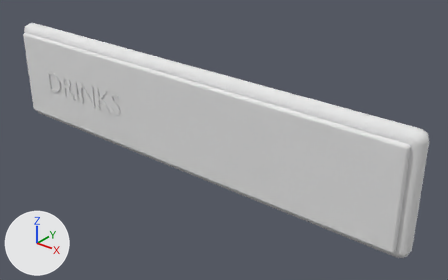
What one commit did to the glTF model assets/rooms/convenience_store/drinks_header.glb.
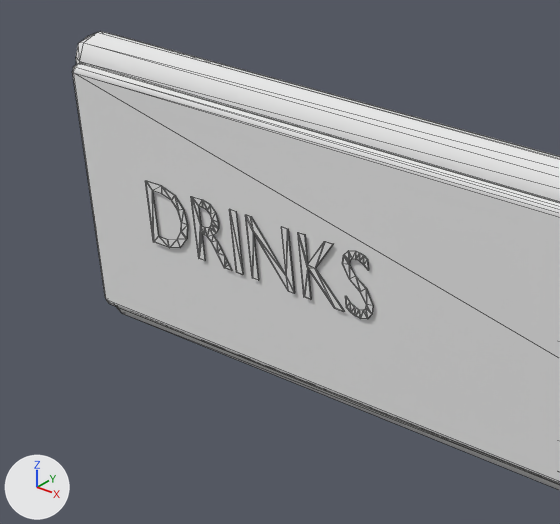
There are two pictures of each version: one whole from a 50 mm camera at (1.74, -1.89, 1.14) aimed at (0.2, 0.04, -0.06), one close up on the part from 0% to 40% of the width and 5% to 65% of the height. The axes (+X, +Y, +Z) are drawn at lower left. The lights are the same throughout. The last two pictures show the newer version. The close-ups show mesh edges as thin lines. Vertices at exactly the same position are counted once.

The first close-up shows 'drinks_header.001'.
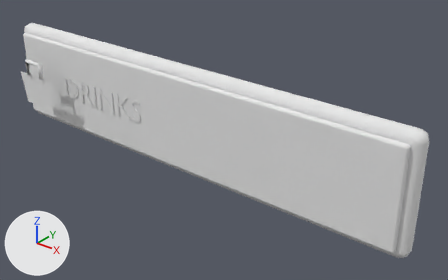
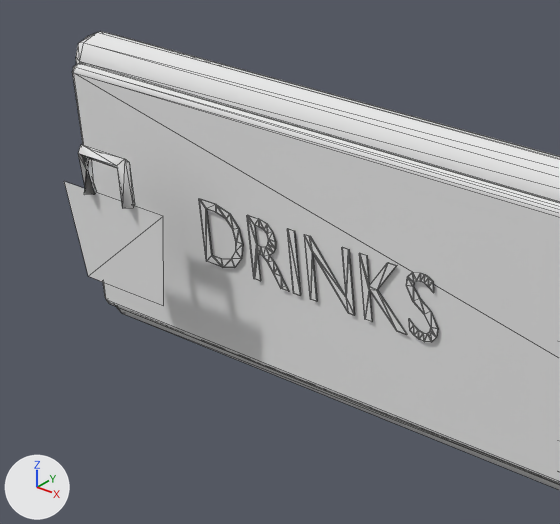
Boxes [x1, y1, x2, y2] around the edits, measured in the close-ups (560 x 524 px; the box of a moved part takes in the faces that stretch with it):
```json
{"object": "drinks_header.001", "change": "reshaped", "before": [72, 32, 560, 490], "after": [64, 32, 560, 490]}
{"part": 1, "of": "me_drinks_header_mobile", "change": "added", "after": [406, 272, 438, 342]}
{"part": 2, "of": "me_drinks_header_mobile", "change": "added", "after": [78, 145, 135, 208]}
{"part": 3, "of": "me_drinks_header_mobile", "change": "deleted", "before": [145, 181, 188, 248]}
{"part": 4, "of": "me_drinks_header_mobile", "change": "moved or reshaped", "before": [191, 196, 373, 319], "after": [64, 182, 407, 335]}
```

The change, as JSON lines over the scene's bpy script:
```json
{"block": "me_drinks_header_mobile", "where": "# used by ob_drinks_header_001; location = (0.0, 0.0, 0.0)"}
{"op": "remove", "block": "me_drinks_header_mobile", "code": "me_drinks_header_mobile.from_pydata(...)  # 324 vertices, 624 faces; spans x -1.11..1.11, y -0.07..0.04, z -0.26..0.26"}
{"op": "add", "block": "me_drinks_header_mobile", "code": "me_drinks_header_mobile.from_pydata(...)  # 344 vertices, 654 faces; spans x -1.11..1.11, y -0.2..0.04, z -0.26..0.26"}
{"block": "me_drinks_header_mobile", "change": "me_drinks_header_mobile part 1: the loose piece of 64 vertices spanning x -0.41..-0.34, y -0.07, z -0.06..0.06 is copied, and the copy is moved by (0.14, 0.0, 0.0); it spans x -0.27..-0.2, y -0.07, z -0.06..0.06"}
{"block": "me_drinks_header_mobile", "change": "me_drinks_header_mobile part 2: a new loose piece of 16 vertices spanning x -0.88..-0.76, y -0.2..-0.18, z 0.07..0.15, in mat_shop_sharedatlas (white #e7e7e7)"}
{"block": "me_drinks_header_mobile", "change": "me_drinks_header_mobile part 3: the loose piece of 36 vertices spanning x -0.89..-0.79, y -0.07, z -0.06..0.05 is deleted"}
{"block": "me_drinks_header_mobile", "change": "me_drinks_header_mobile part 4: 11 vertices moved from x -0.72..-0.35, y -0.07, z -0.06..0.05 to x -0.68..-0.35, y -0.07, z -0.06..0.05; 135 vertices removed from x -0.77..-0.34, y -0.07, z -0.06..0.06; 111 vertices added at x -0.95..-0.27, y -0.18..-0.07, z -0.09..0.07"}
```
